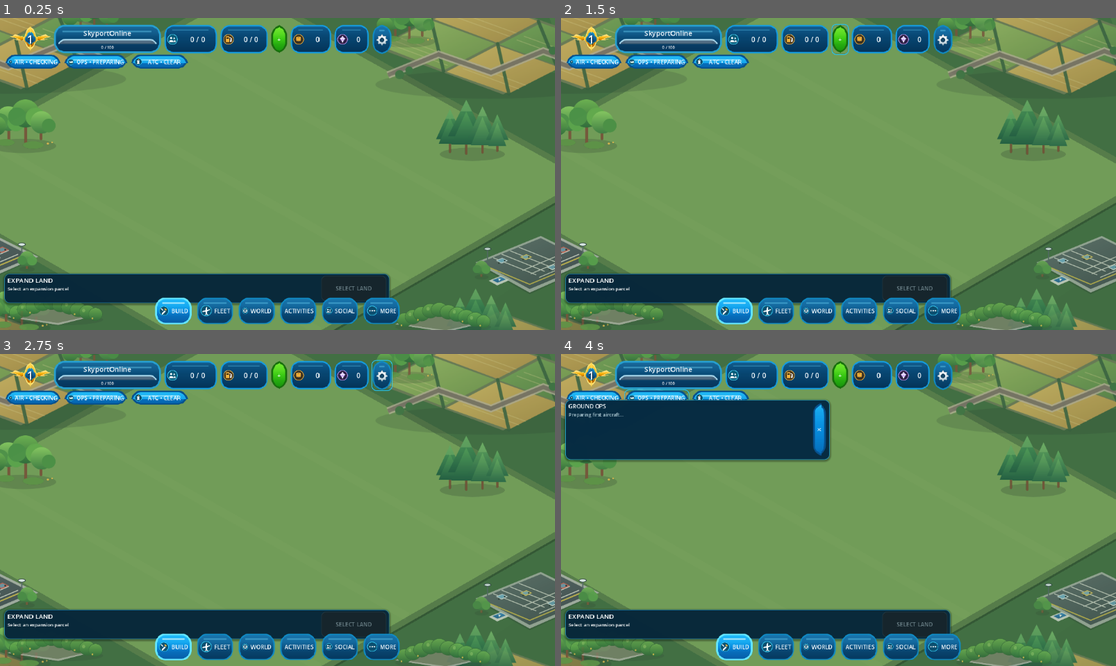
Above: before the commit, frames 1-4 (two rows, left to right).
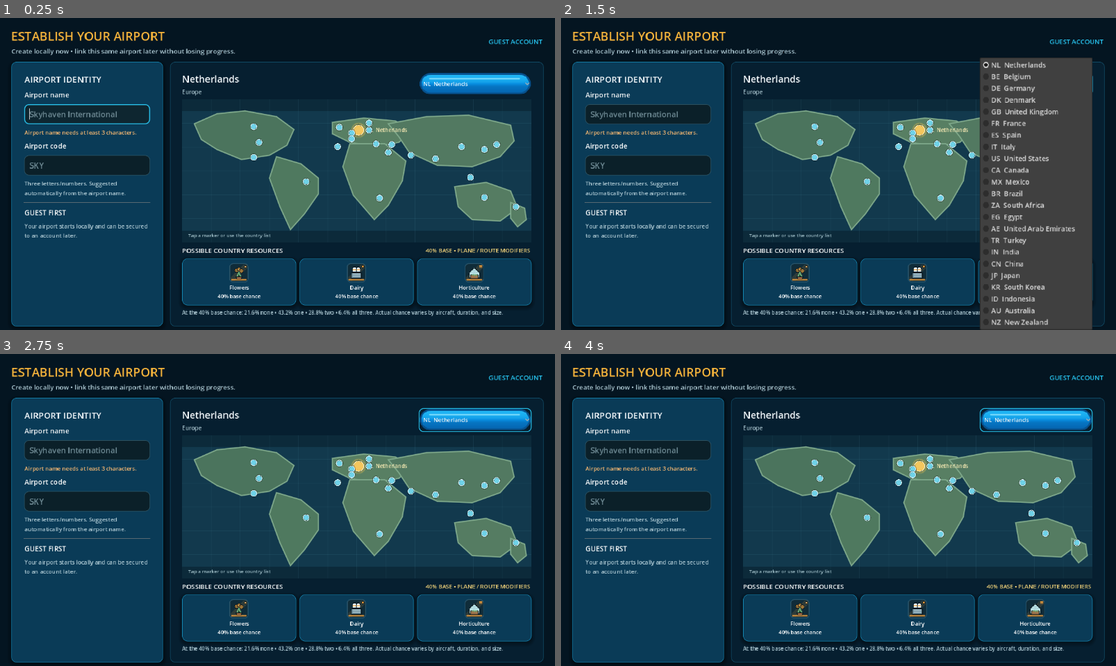
Above: after the commit, the same moments.

Repository: elroynbenjamins/SkyportOnline
Game: Godot game, scene res://src/main/Main.tscn
Same seed, same stepped clock (60 frames per second), same inputs: the game is played once before the commit and once after it.
Inputs (mouse positions are in pixels of both pictures, inside the frame that each line leads up to):
- Up to frame 1 (0.25 s): no input
- Up to frame 2 (1.5 s): click (838, 39) at 0.5 s, where only the run before the commit has a clickable "+"; click (1038, 83) at 1.25 s, where only the run after the commit has a clickable "NL Netherlands"
- Up to frame 3 (2.75 s): click (382, 375) at 2.02 s
- Up to frame 4 (4 s): click (594, 397) at 2.75 s, where only the run before the commit has a clickable "AIR • CHECKING"; click (655, 397) at 3.5 s, where only the run before the commit has a clickable "OPS • PREPARING"

The runs differ from the first frame. In frame 1, 99% of the frame differs, in the area x 0-100%, y 0-100%; in frame 2, 99%; in frame 3, 99%; in frame 4, 93%.
Error before the commit: Parse Error: Assigned value for constant "BUILDER_STARTER_PARCELS" isn't a constant expression. (res://src/world/AirportGrid.gd:26)

Commit message:
Keep builder starter parcel list constant-safe

Diff:
--- a/src/world/AirportGrid.gd
+++ b/src/world/AirportGrid.gd
@@ -23,12 +23,12 @@
 const PARCEL_SIZE := 8
 const PARCEL_COLUMNS := 3
 const PARCEL_ROWS := 3
-const BUILDER_STARTER_PARCELS := PackedStringArray([
+const BUILDER_STARTER_PARCELS := [
 	"north_west",
 	"north",
 	"west",
 	"home"
-])
+]
 
 const TERRAIN_BACKGROUND := Color("557f4b")
 const OWNED_GRASS_VARIANTS := [
